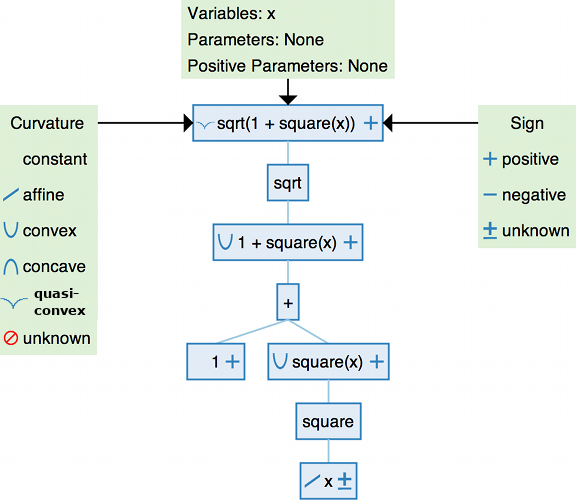
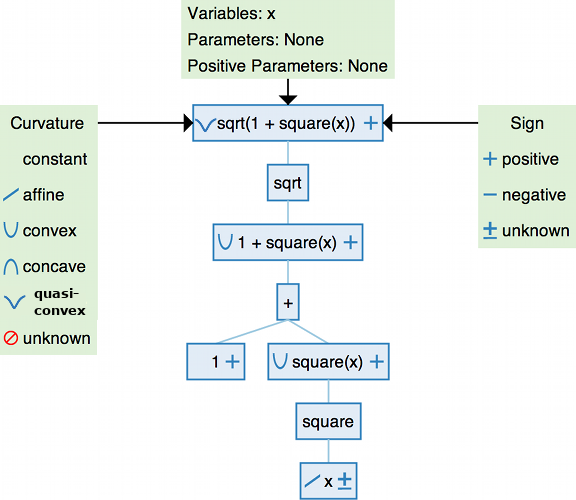
Two versions of the same layered image (576 × 500). Layer-by-layer changes:
added layer "Screen Shot 2020-05-28 at 10.21.46 PM.png copy" above "Screen Shot 2020-05-28 at 10.21.46 PM.png" over left=195, top=118, right=217, bottom=132
added layer "Screen Shot 2020-05-28 at 10.21.46 PM.png" above "example2.png" over left=4, top=295, right=26, bottom=309
painted on "example2.png" over left=0, top=118, right=215, bottom=309
